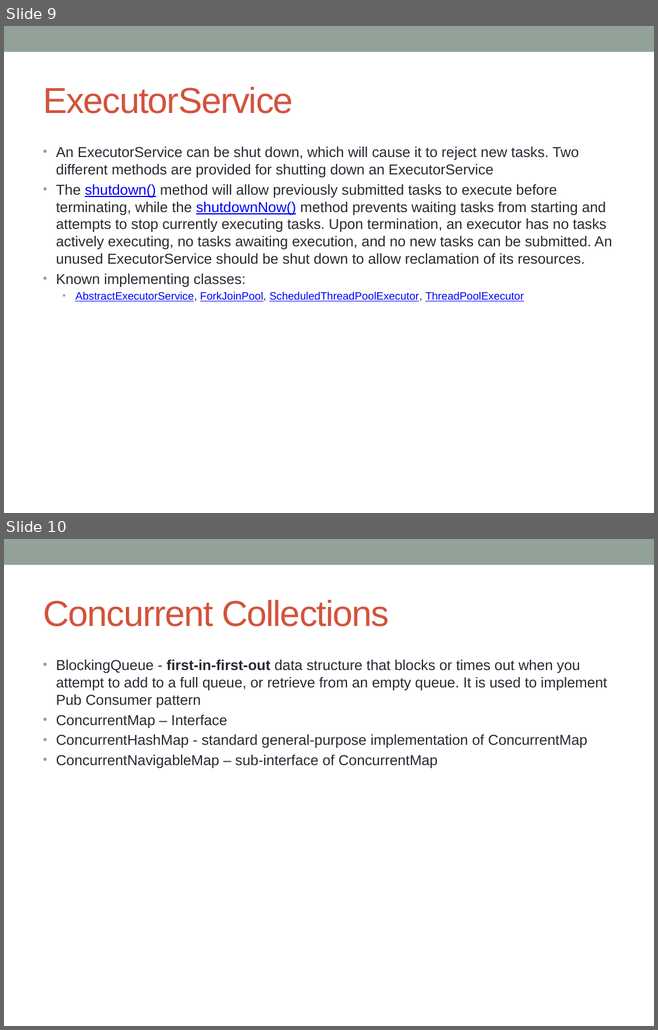
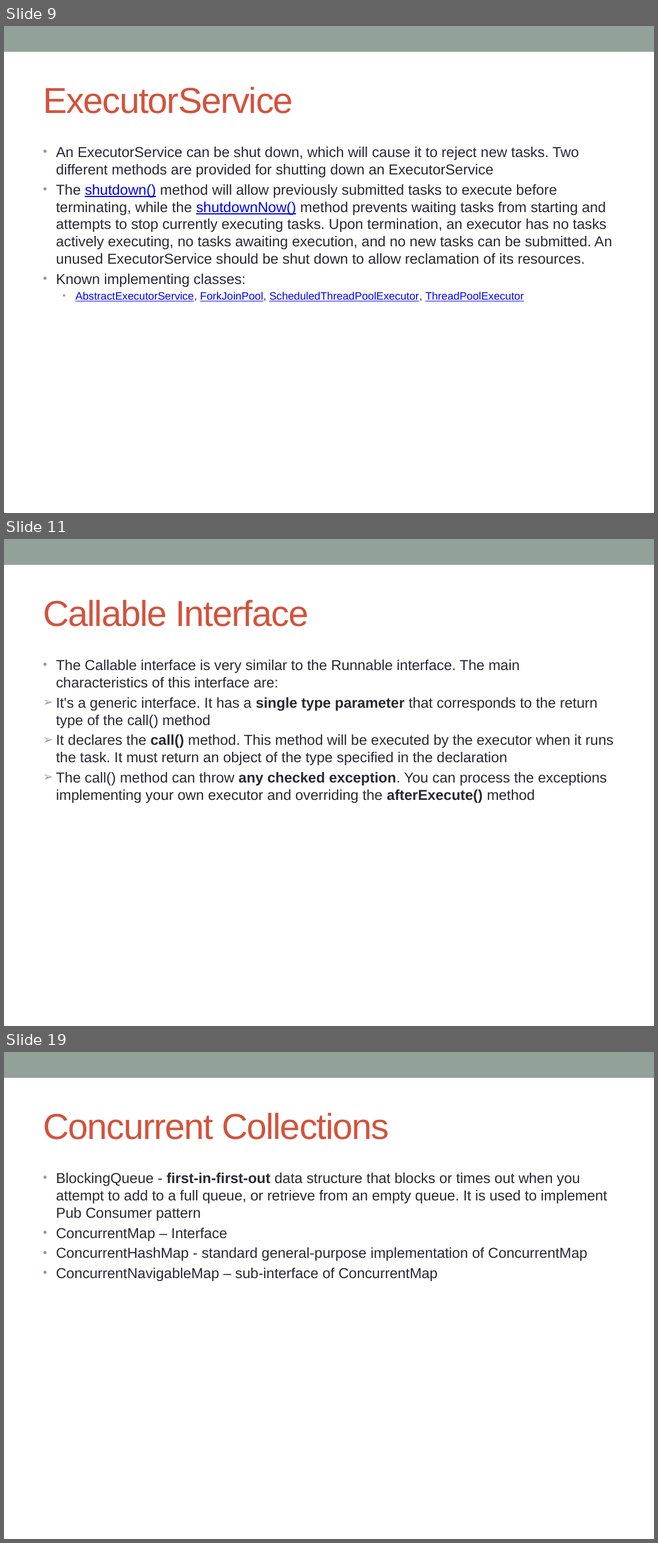
Before and after one commit to notionquest/ProjectDocumentation, a slide deck: MultiThreading.pptx. Shown one above the other, each under a label of ours: slides 9 and 10 before the commit, slides 9, 11 and 19 after it; the slides between them are not shown. The pictures are 658x1030 and 658x1543 pixels, drawn with LibreOffice and Linux fonts; fonts in the diff are those of the drawing. Boxes give left, top, right and bottom in pixels: in the first picture for what was removed or moved away, otherwise in the second. Text is boxed around its words. In the diff, an @@ line names an element or a change of style, - is before the commit and + after.

Commit message:
Executor in detail, Future and Callable difference

```diff
--- a/MultiThreading.pptx
+++ b/MultiThreading.pptx
@@ slide 11 added at (4,539,654,1026), background #FFFFFF; not listed: 1 template element that a slide beside it also shows @@
@@ title added at (43,600,308,627), 40 pt, text #D2533C @@
+Callable Interface
@@ text added at (56,660,613,803), 16 pt, text #292934 @@
+• The Callable interface is very similar to the Runnable interface. The main characteristics of this interface are:
+➢ It's a generic interface. It has a single type parameter that corresponds to the return type of the call() method
+➢ It declares the call() method. This method will be executed by the executor when it runs the task. It must return an object of the type specified in the declaration
+➢ The call() method can throw any checked exception. You can process the exceptions implementing your own executor and overriding the afterExecute() method
@@ what was slide 10 is now slide 19 @@
```
Also in this commit, not shown: 8 other slides added.
